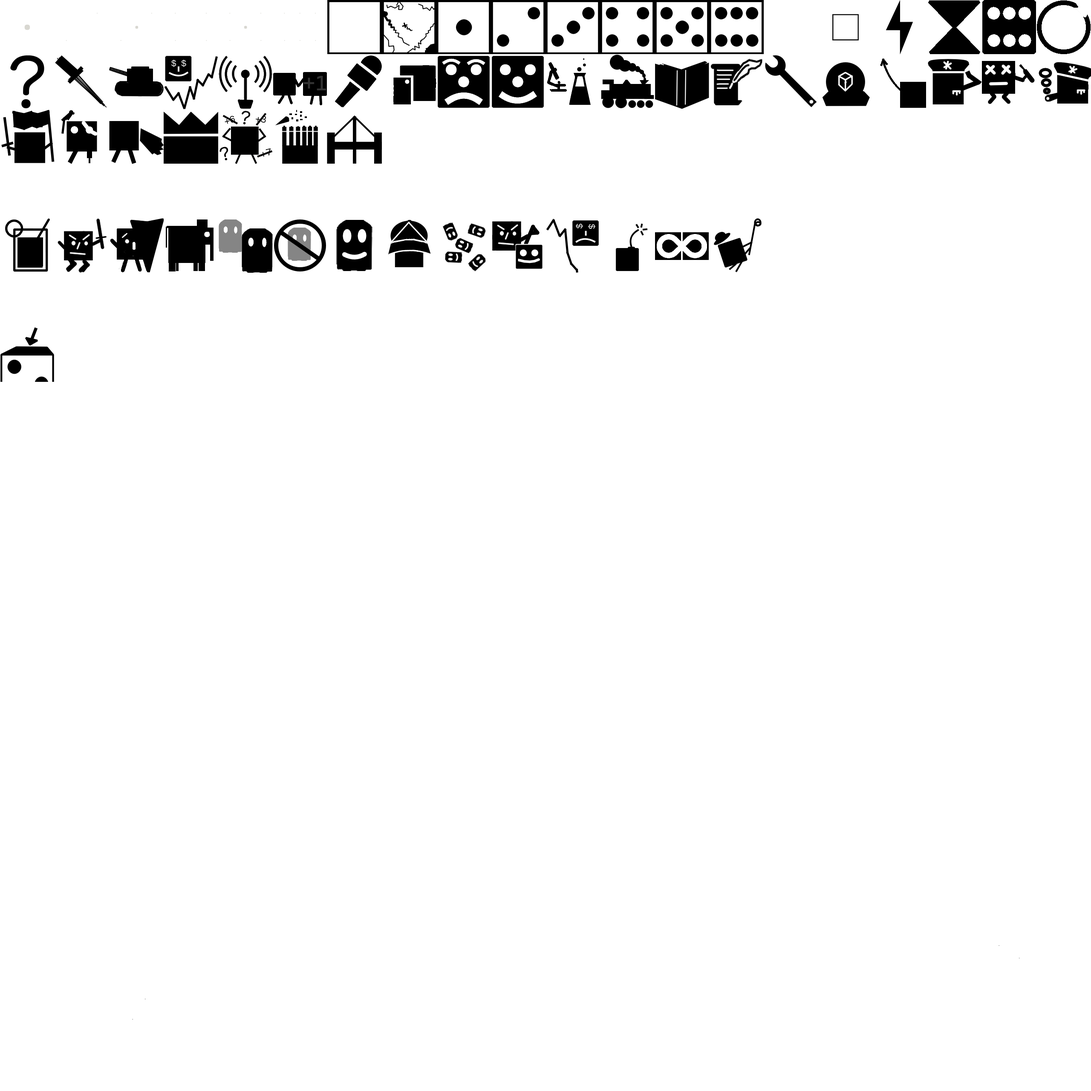
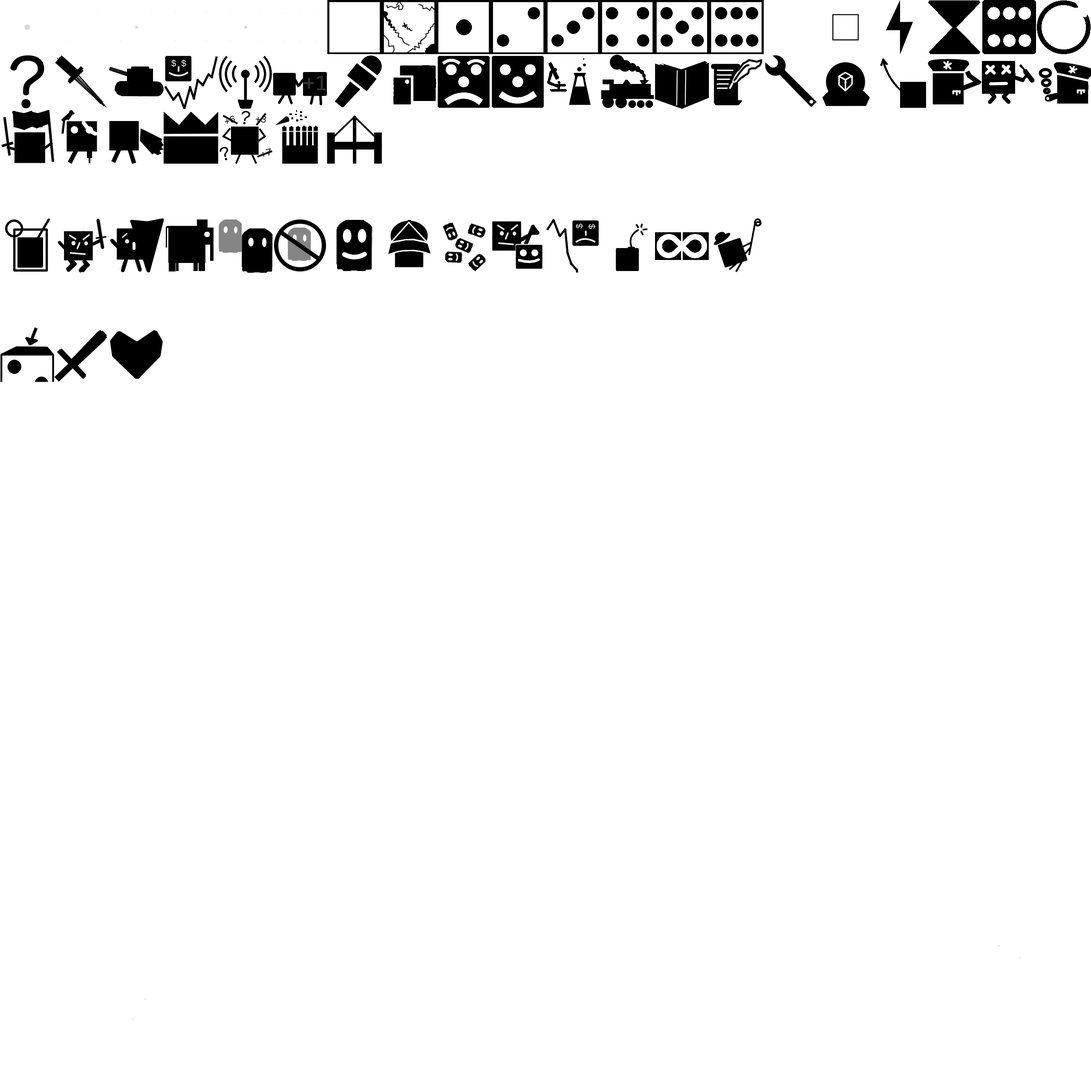
The second 1091×1091 image is a revision of the first. Changes to its layers:
painted on "Upgrades_Paint" over [54, 330, 163, 383]
